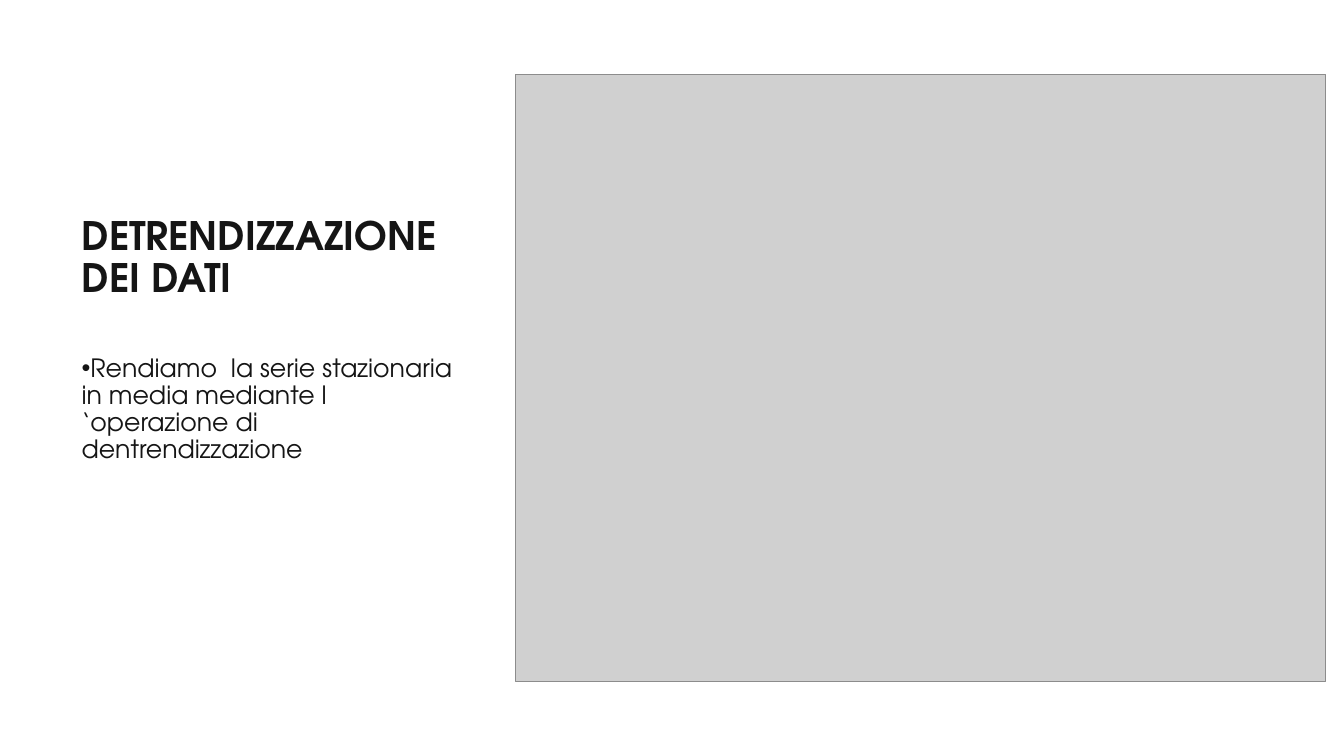
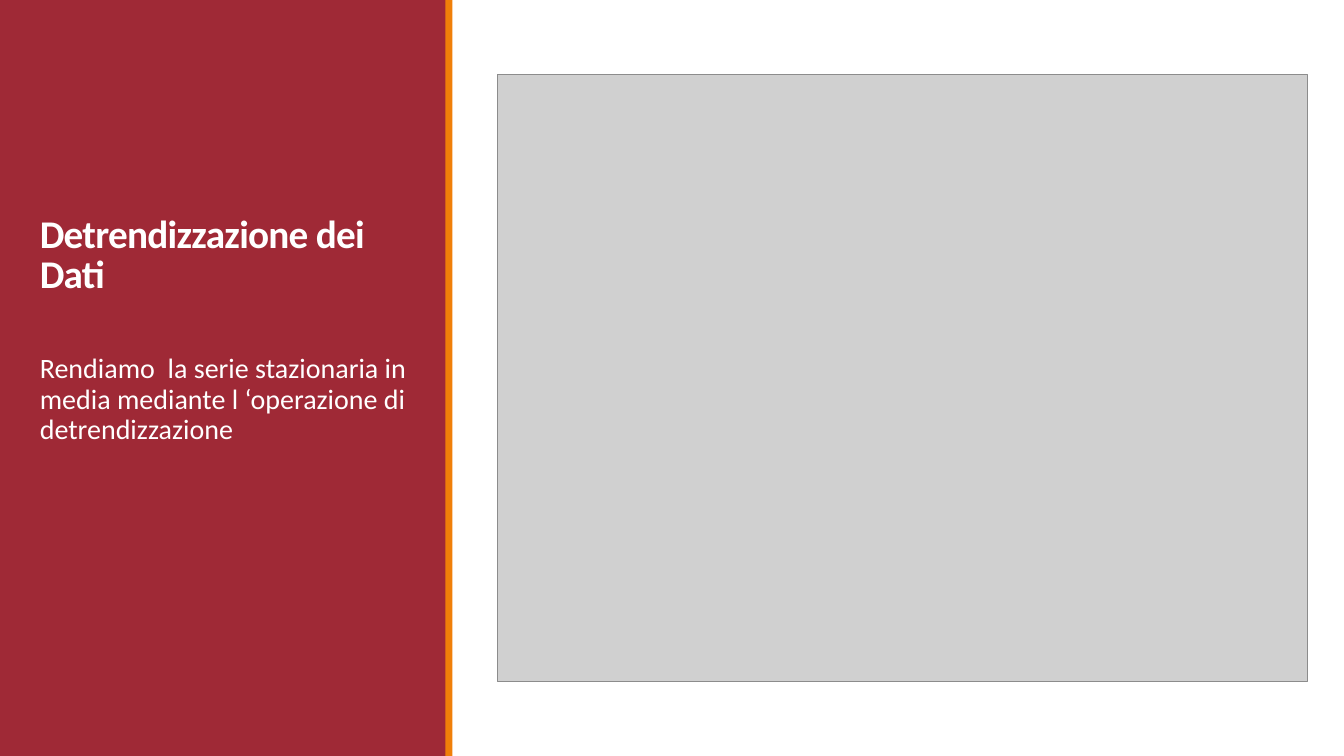
Before and after one commit to r1cky0/Italian-energy-consumption-prediction, a slide deck: slide 3 of presentazione_imad.pptx. Drawn at 1344x756 pixels with LibreOffice and Linux fonts; fonts in the diff are those of the drawing; grey boxes stand for pictures; background and template pictures are left out. Boxes give left, top, right and bottom in pixels: in the first picture for what was removed or moved away, otherwise in the second. Text is boxed around its words. In the diff, an @@ line names an element or a change of style, - is before the commit and + after.

```diff
--- a/presentazione_imad.pptx
+++ b/presentazione_imad.pptx
@@ rectangle added at <box>0,0,447,756</box>, fill #9F2936 @@
@@ rectangle added at <box>446,0,453,756</box>, fill #F07F09 @@
@@ picture: place and size @@
-picture at <box>516,75,1327,683</box>
+picture at <box>497,75,1308,683</box>
@@ title at <box>40,220,365,289</box>: text changed; font TeX Gyre Adventor to Calibri; text colour #151515 to #FFFFFF @@
-DETRENDIZZAZIONE DEI DATI
+Detrendizzazione dei Dati
@@ text at <box>40,358,406,439</box>: text changed; size 18 to 20 pt; font TeX Gyre Adventor to Calibri; text colour #151515 to #FFFFFF @@
-• Rendiamo la serie stazionaria in media mediante l ‘operazione di dentrendizzazione
+Rendiamo la serie stazionaria in media mediante l ‘operazione di detrendizzazione
```
Also in this commit, not shown: 17 other slides changed, 1 slide added, 1 slide removed, 1 other file.
